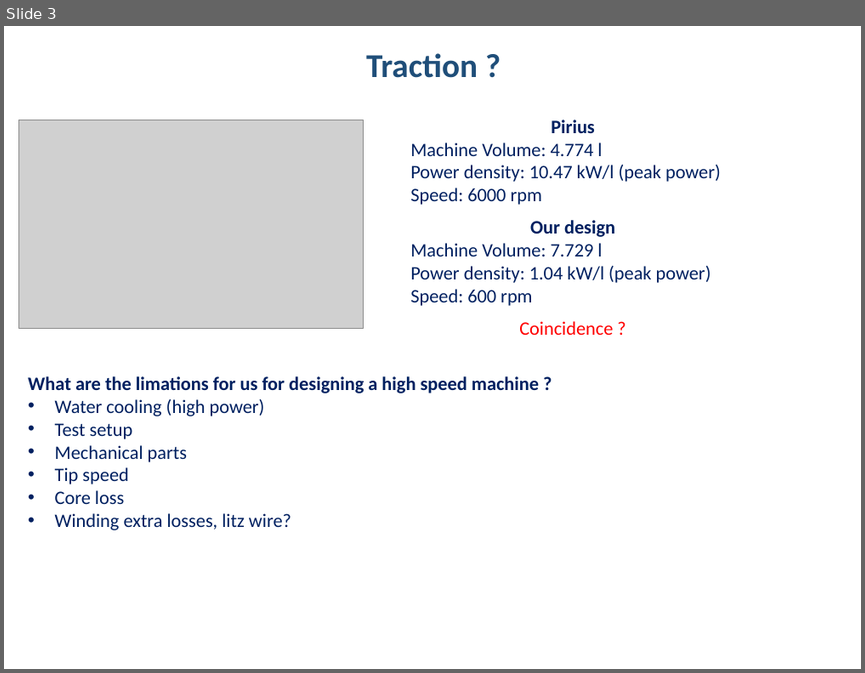
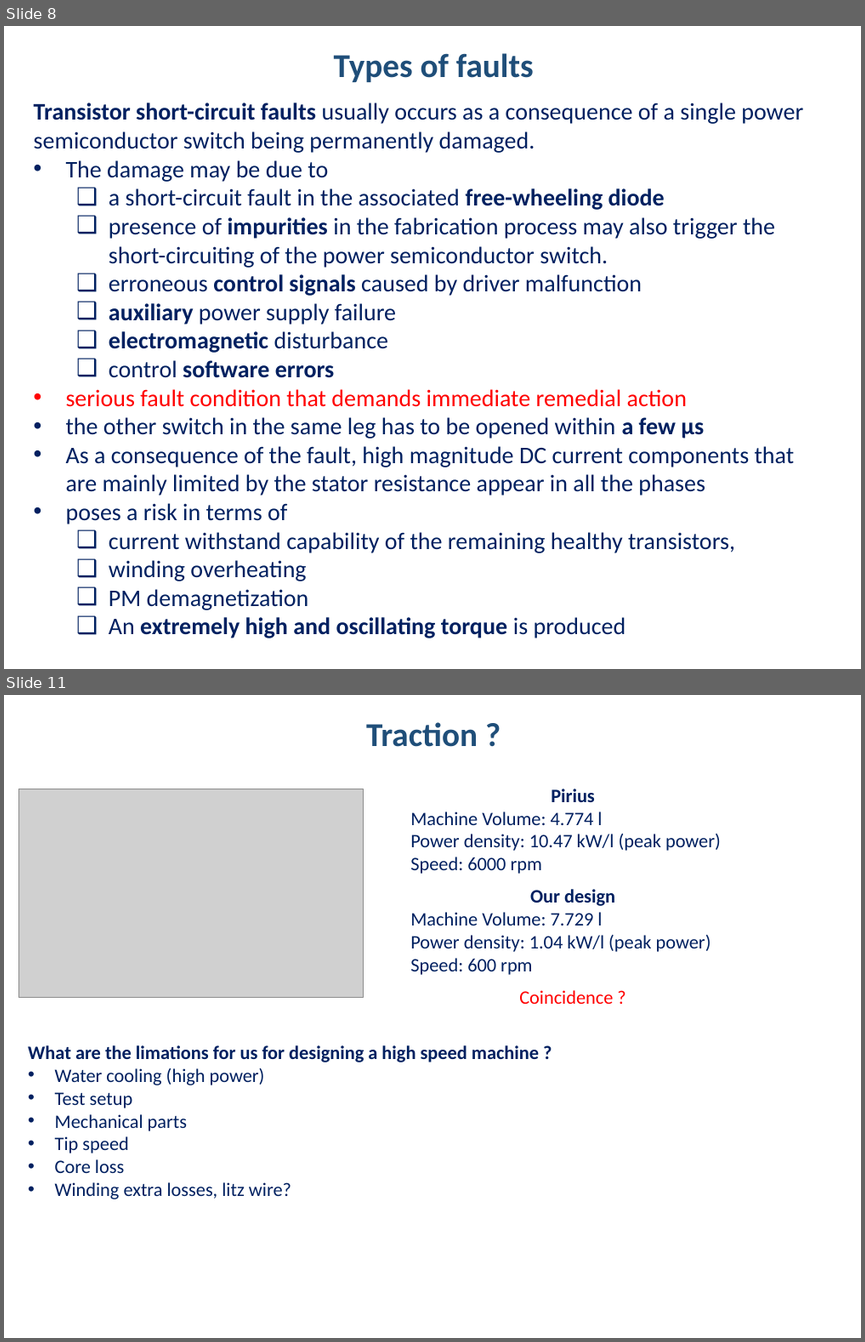
Before and after one commit to hakanpolat/IMMD, a slide deck: Literature/immd_ver2_research.pptx. Shown one above the other, each under a label of ours: slide 3 before the commit, slides 8 and 11 after it; the slides between them are not shown. The pictures are 865x673 and 865x1342 pixels, drawn with LibreOffice and Linux fonts; fonts in the diff are those of the drawing; grey boxes stand for pictures. Boxes give left, top, right and bottom in pixels: in the first picture for what was removed or moved away, otherwise in the second. Text is boxed around its words. In the diff, an @@ line names an element or a change of style, - is before the commit and + after.

Commit message:
Faultlar ile ilgili.

```diff
--- a/Literature/immd_ver2_research.pptx
+++ b/Literature/immd_ver2_research.pptx
@@ slide 8 added at bbox=[4, 26, 861, 669], background #FFFFFF @@
@@ text added at bbox=[334, 53, 534, 82], 28 pt, text #1F4E79, bold @@
+Types of faults
@@ text added at bbox=[34, 102, 803, 638], 20 pt, text #002060 @@
+Transistor short-circuit faults usually occurs as a consequence of a single power semiconductor switch being permanently damaged.
+• The damage may be due to
+  ❑ a short-circuit fault in the associated free-wheeling diode
+  ❑ presence of impurities in the fabrication process may also trigger the short-circuiting of the power semiconductor switch.
+  ❑ erroneous control signals caused by driver malfunction
+  ❑ auxiliary power supply failure
+  ❑ electromagnetic disturbance
+  ❑ control software errors
+• serious fault condition that demands immediate remedial action
+• the other switch in the same leg has to be opened within a few µs
+• As a consequence of the fault, high magnitude DC current components that are mainly limited by the stator resistance appear in all the phases
+• poses a risk in terms of
+  ❑ current withstand capability of the remaining healthy transistors,
+  ❑ winding overheating
+  ❑ PM demagnetization
+  ❑ An extremely high and oscillating torque is produced
@@ what was slide 3 is now slide 11 @@
```
Also in this commit, not shown: 1 slide changed, 7 other slides added, 1 other file.
